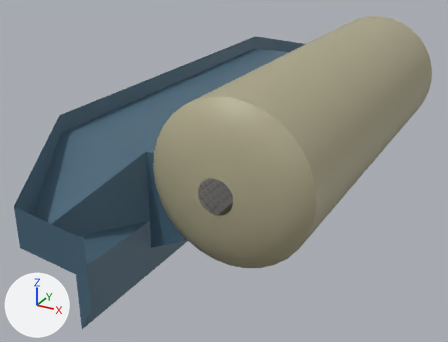
The glTF model Assets/Tube_Habs/TubeHab_Mirror.glb: old version first, new version second.
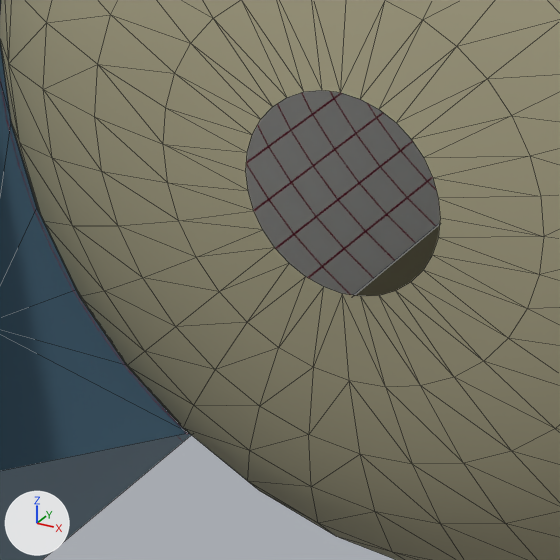
Old and new are each drawn whole from a camera (50 mm lens) standing at (4.12, -11.41, 3.88) and looking at (-1.26, -1.63, -1.01) and again close up on the part from 34% to 57% of the width and 47% to 77% of the height. Every picture has the same lights, and +X, +Y and +Z are marked at lower left. The close-ups show mesh edges as thin lines. Objects named as collision shapes, trigger or cutter boxes, shadow casters or lower levels of detail are left out. Where no turn or scale is listed for an object, it has been applied to the vertices.

The first close-up shows 'TubeHabTruss_Mirrror', 'TubeHab_Mirror'.
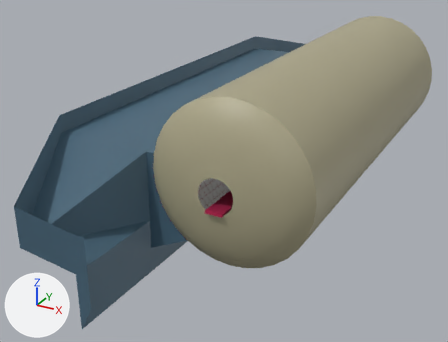
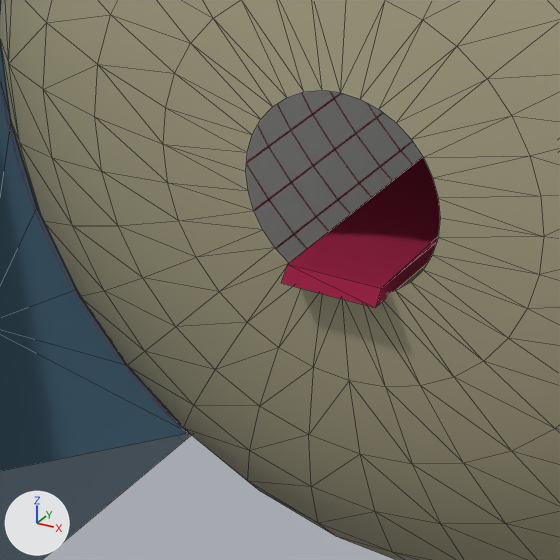
The change, as a list of edits to the scene's bpy script:
```text
Add me_cube_003:
    me_cube_003.from_pydata([(-0.13, 3.19, 0.02), (-0.13, 3.22, -0.02), (-0.13, -4.83, -0.02), (-0.13, -4.8, 0.02), (0.13, 3.19, 0.02), (0.13, 3.22, -0.02), (0.13, -4.8, 0.02), (0.13, -4.83, -0.02)], [], [(0, 1, 2), (0, 2, 3), (4, 5, 1), (4, 1, 0), (6, 7, 5), (6, 5, 4), (3, 2, 7), (3, 7, 6), (2, 1, 5), (2, 5, 7), (6, 4, 0), (6, 0, 3)])
    me_cube_003.materials.append(mat_cherry_matte)  # red #97003b
Add ob_catwalk_mirror:
    ob_catwalk_mirror = bpy.data.objects.new('Catwalk_Mirror', me_cube_003)
    ob_catwalk_mirror.location = (0.325, 0.0, -0.097)
```

Boxes (x1, y1, x2, y2) around the edits, measured in the close-ups (560 x 560 px):
'Catwalk_Mirror', added (red): after (282, 157, 440, 307)
